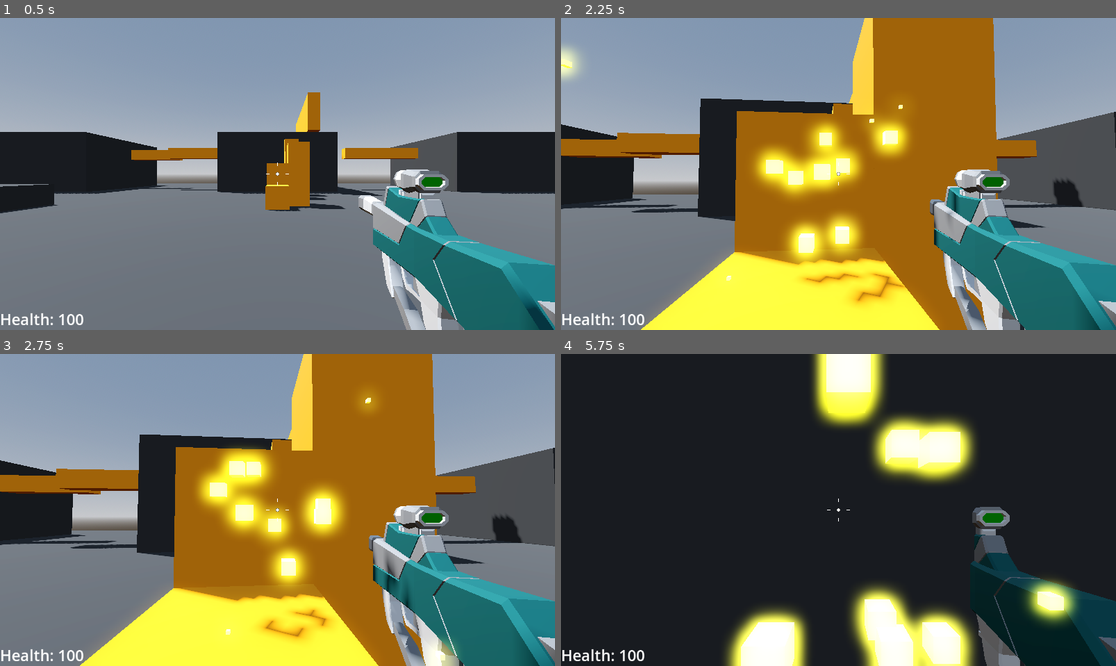
Above: before the commit, frames 1-4 (two rows, left to right).
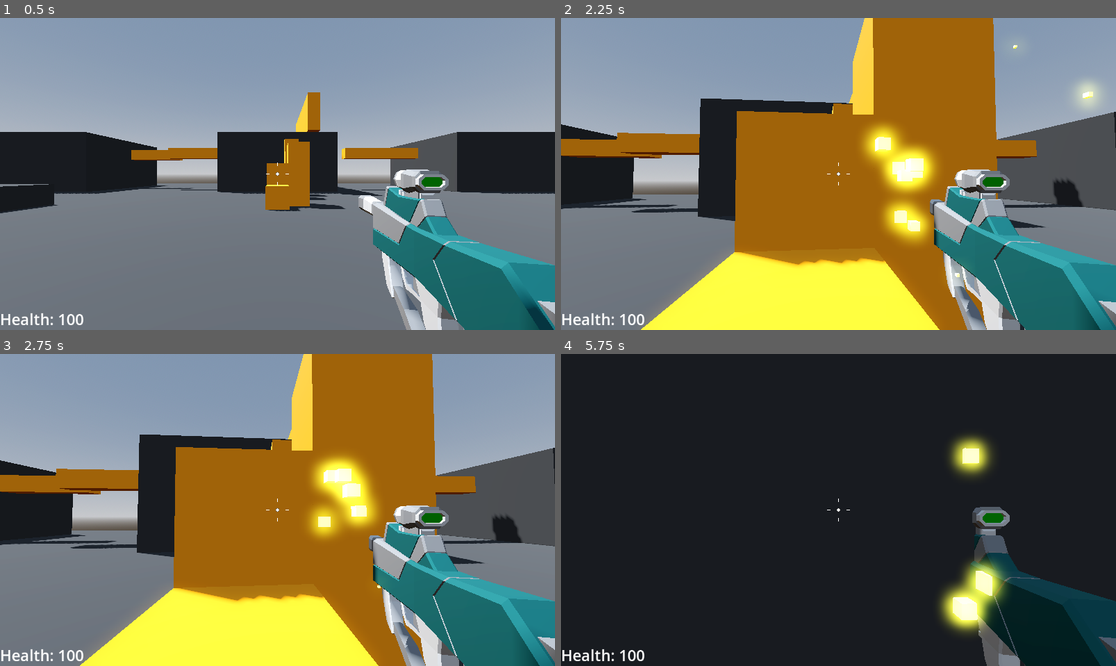
Above: after the commit, the same moments.

Repository: SugarF0x/robage-3d
Game: Godot game, scene res://Levels/sandbox.tscn
Two runs of this game, one before a commit and one after it. Both use one fixed random seed, a clock stepped at 60 frames per second and the inputs below.
Inputs (mouse positions are in pixels of both pictures, inside the frame that each line leads up to):
- Up to frame 1 (0.5 s): no input
- Up to frame 2 (2.25 s): tap Enter at 0.5 s; move the mouse to (866, 174) at 0.52 s; press the mouse at (866, 174) at 0.53 s; hold W (move_forward) from 0.53 s (still down); tap Space (jump) at 0.77, 1.52 s; move the mouse to (810, 174) at 1.27 s; release the mouse at (810, 174) at 1.28 s; click (810, 174) at 1.35 s; move the mouse to (849, 167) at 2.02 s; press the mouse at (849, 167) at 2.03 s
- Up to frame 3 (2.75 s): keep holding W (move_forward)
- Up to frame 4 (5.75 s): keep holding W (move_forward); move the mouse to (832, 516) at 2.77 s; release the mouse at (832, 516) at 2.78 s; click (832, 516) at 2.85 s; tap Space (jump) at 3.02, 3.77, 4.52 s; move the mouse to (877, 513) at 3.52 s; press the mouse at (877, 513) at 3.53 s; move the mouse to (794, 506) at 4.27 s; release the mouse at (794, 506) at 4.28 s; click (794, 506) at 4.35 s; move the mouse to (844, 510) at 5.02 s; press the mouse at (844, 510) at 5.03 s

Frame 1 is identical in both runs. In frame 2, 9.5% of the frame differs, in the area x 0-98%, y 8-92%; in frame 3, 8.3%; in frame 4, 17%, in the area x 29-94%, y 0-100%.

Commit message:
adjust sparks a bit & remove shadow

Diff:
--- a/Weapons/hit_sparks.tscn
+++ b/Weapons/hit_sparks.tscn
@@ -14,6 +14,8 @@
 initial_velocity_min = 4.0
 initial_velocity_max = 8.0
 gravity = Vector3(0, 0, 0)
+scale_min = 0.75
+scale_max = 1.25
 scale_curve = SubResource("CurveTexture_hwats")
 
 [sub_resource type="StandardMaterial3D" id="StandardMaterial3D_4qy2c"]
@@ -26,6 +28,8 @@
 size = Vector3(0.1, 0.1, 0.1)
 
 [node name="HitSparks" type="GPUParticles3D"]
+top_level = true
+cast_shadow = 0
 emitting = false
 lifetime = 0.25
 one_shot = true
